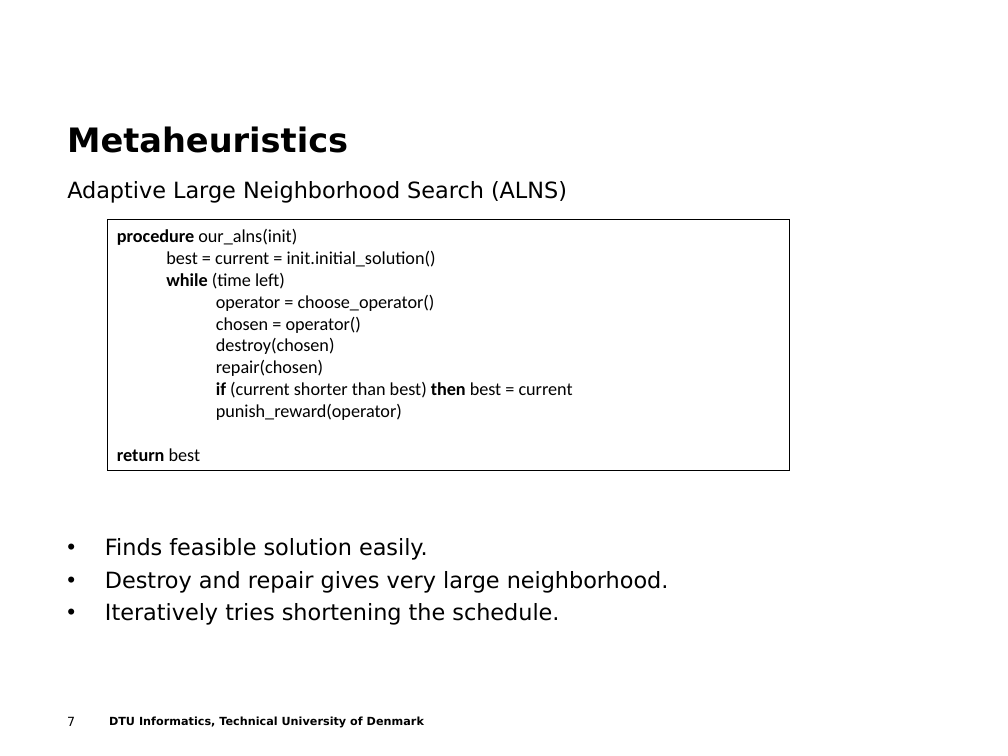
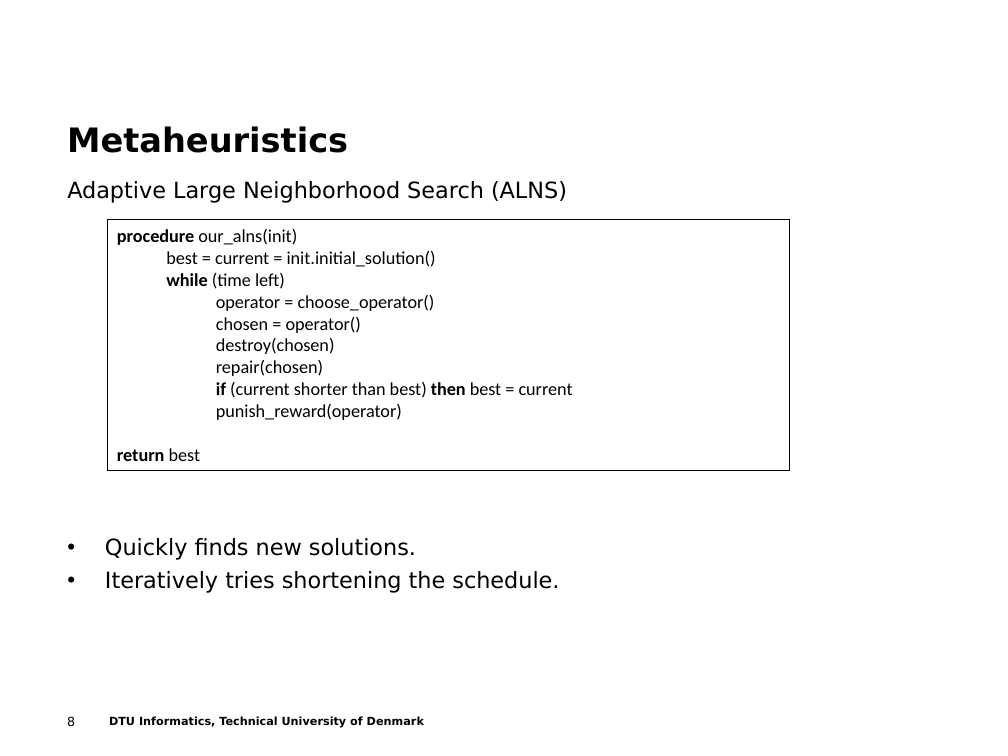
Before and after one commit to t-crest/poseidon, a slide deck: slide 8 of Report/eume_presentation.ppt (slide 7 before the commit). Drawn at 1008x756 pixels with LibreOffice and Linux fonts; fonts in the diff are those of the drawing; background and template pictures are left out. Boxes give left, top, right and bottom in pixels: in the first picture for what was removed or moved away, otherwise in the second. Text is boxed around its words. In the diff, an @@ line names an element or a change of style, - is before the commit and + after.

```diff
--- a/Report/eume_presentation.ppt
+++ b/Report/eume_presentation.ppt
@@ text at <box>105,538,416,560</box>: text changed @@
-• Finds feasible solution easily.
-• Destroy and repair gives very large neighborhood.
+• Quickly finds new solutions.
@@ page number at <box>67,716,75,726</box>: text changed @@
-7
+8
```
Also in this commit, not shown: 10 other slides changed.
